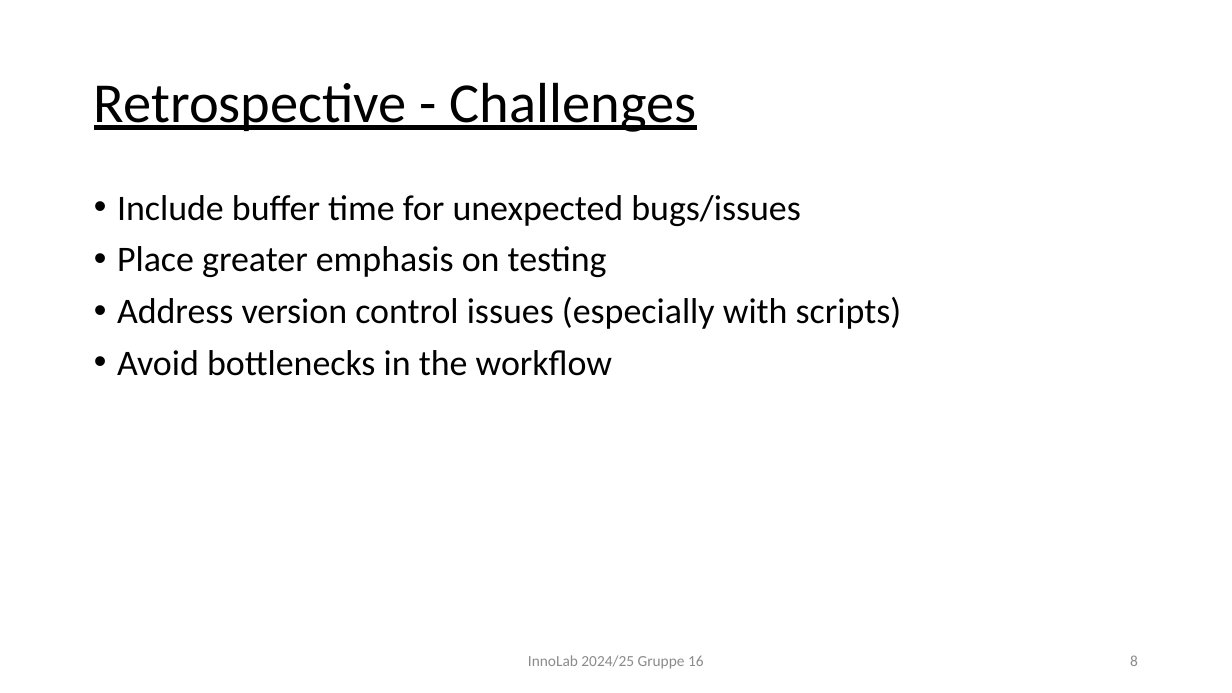
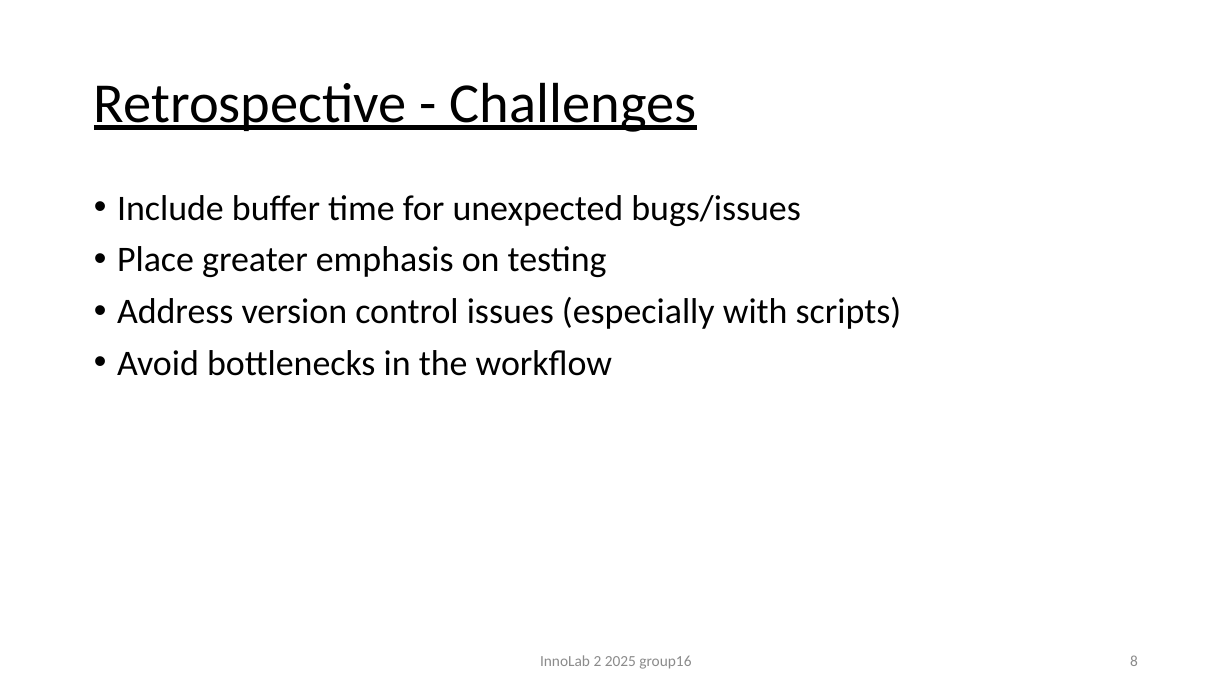
Before and after one commit to Foxatdoom/HerzSimul, a slide deck: slide 8 of Org/Semester 2/Abgabedokumente/HerzSimul_PowerPoint_Presentation.pptx. Drawn at 1232x693 pixels with LibreOffice and Linux fonts; fonts in the diff are those of the drawing. Boxes give left, top, right and bottom in pixels: in the first picture for what was removed or moved away, otherwise in the second. Text is boxed around its words. In the diff, an @@ line names an element or a change of style, - is before the commit and + after.

```diff
--- a/Org/Semester 2/Abgabedokumente/HerzSimul_PowerPoint_Presentation.pptx
+++ b/Org/Semester 2/Abgabedokumente/HerzSimul_PowerPoint_Presentation.pptx
@@ text at (540, 655, 691, 669): text changed @@
-InnoLab 2024/25 Gruppe 16
+InnoLab 2 2025 group16
```
Also in this commit, not shown: 7 other slides changed, 1 slide added, 1 other file.
